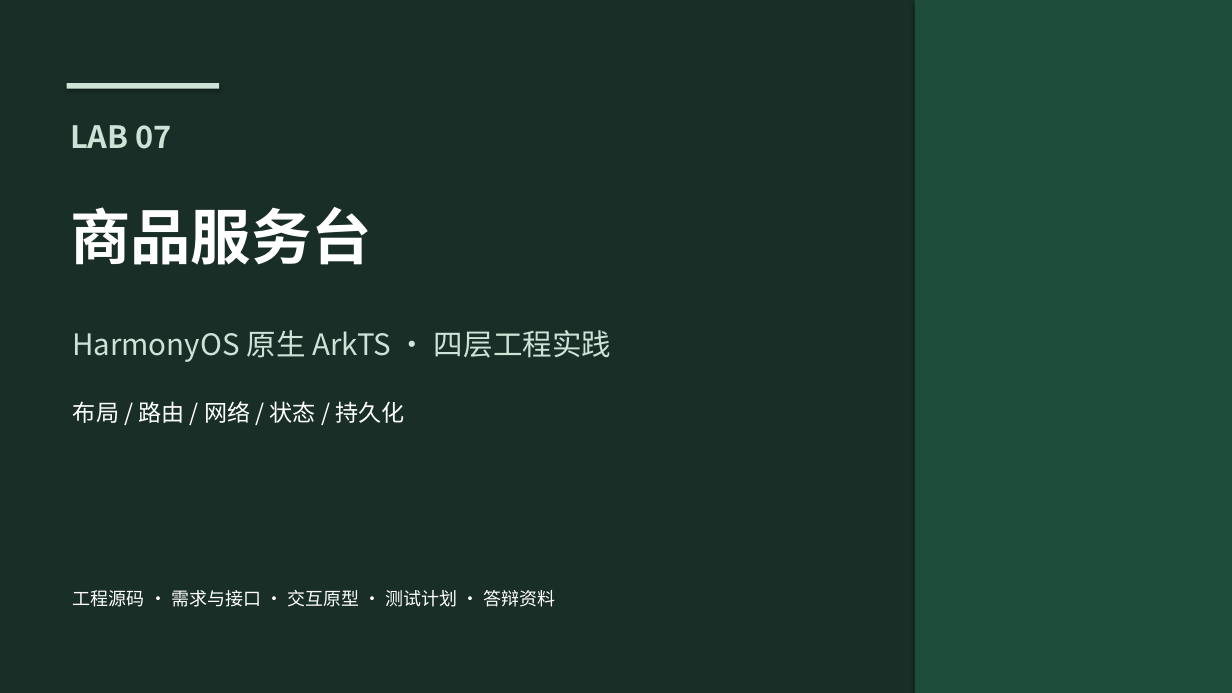
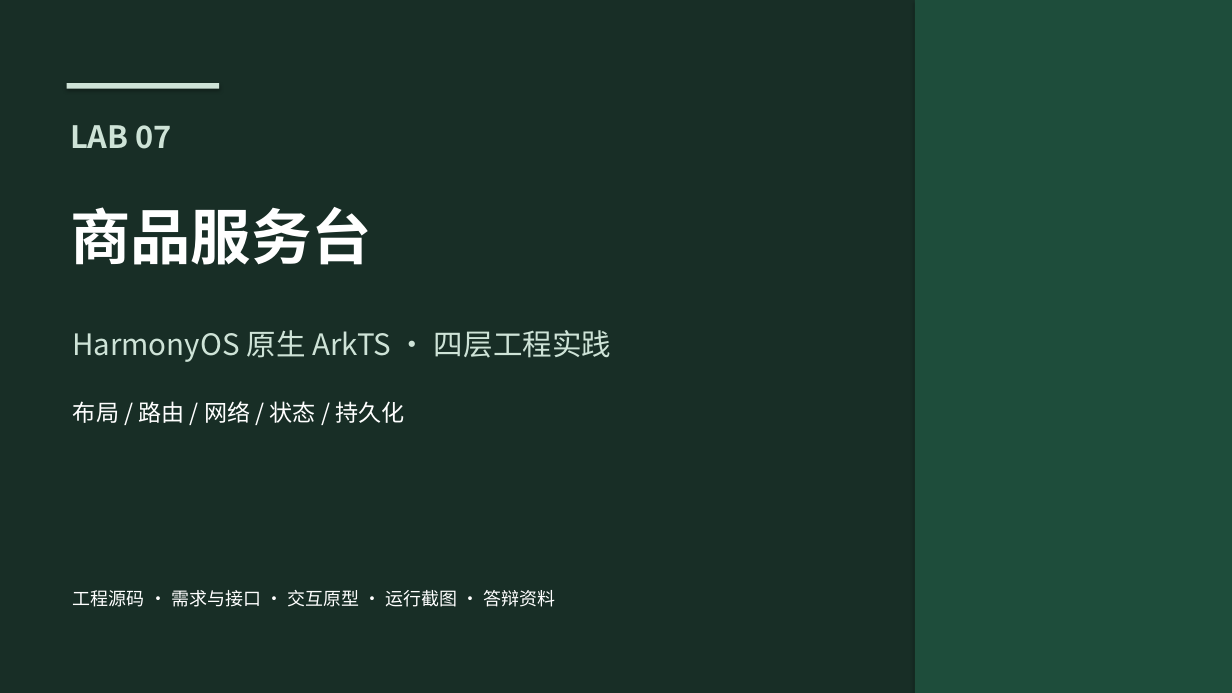
Before and after one commit to zhihe-zhang1/Mobile-Development-Lab07-HarmonyOS, a slide deck: slide 1 of docs/答辩演示.pptx. Drawn at 1232x693 pixels with LibreOffice and Linux fonts; fonts in the diff are those of the drawing. Boxes give left, top, right and bottom in pixels: in the first picture for what was removed or moved away, otherwise in the second. Text is boxed around its words. In the diff, an @@ line names an element or a change of style, - is before the commit and + after.

Commit message:
Update presentation text and file checksums

```diff
--- a/docs/答辩演示.pptx
+++ b/docs/答辩演示.pptx
@@ text at [73,590,556,607]: text changed @@
-工程源码 · 需求与接口 · 交互原型 · 测试计划 · 答辩资料
+工程源码 · 需求与接口 · 交互原型 · 运行截图 · 答辩资料
```
Also in this commit, not shown: 1 other slide changed, 1 other file.
